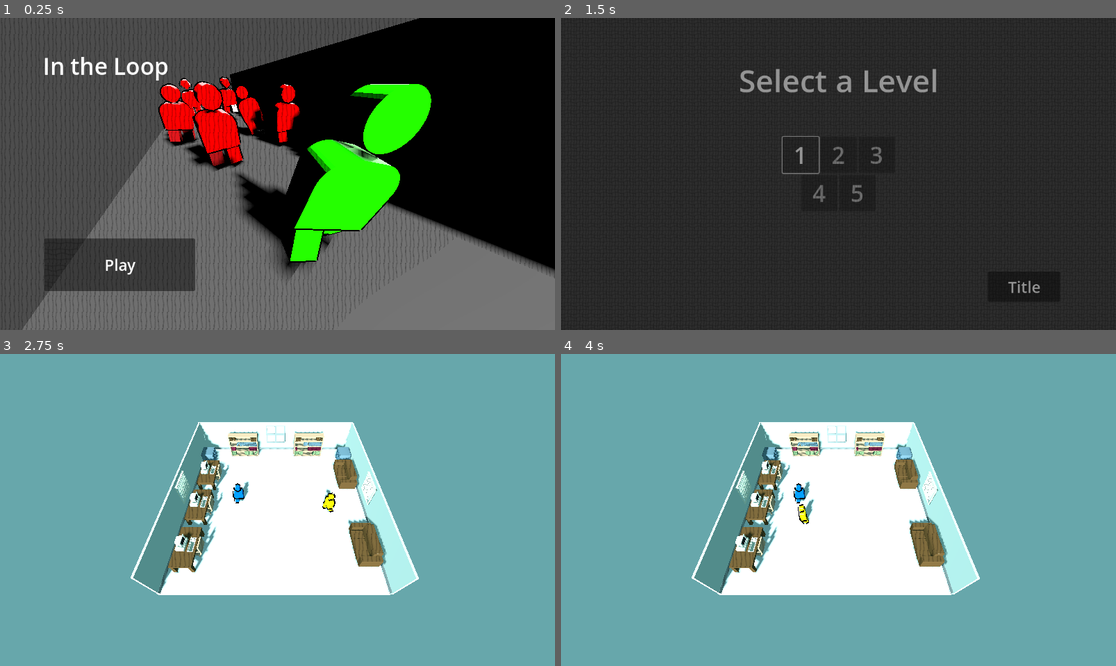
Above: before the commit, frames 1-4 (two rows, left to right).
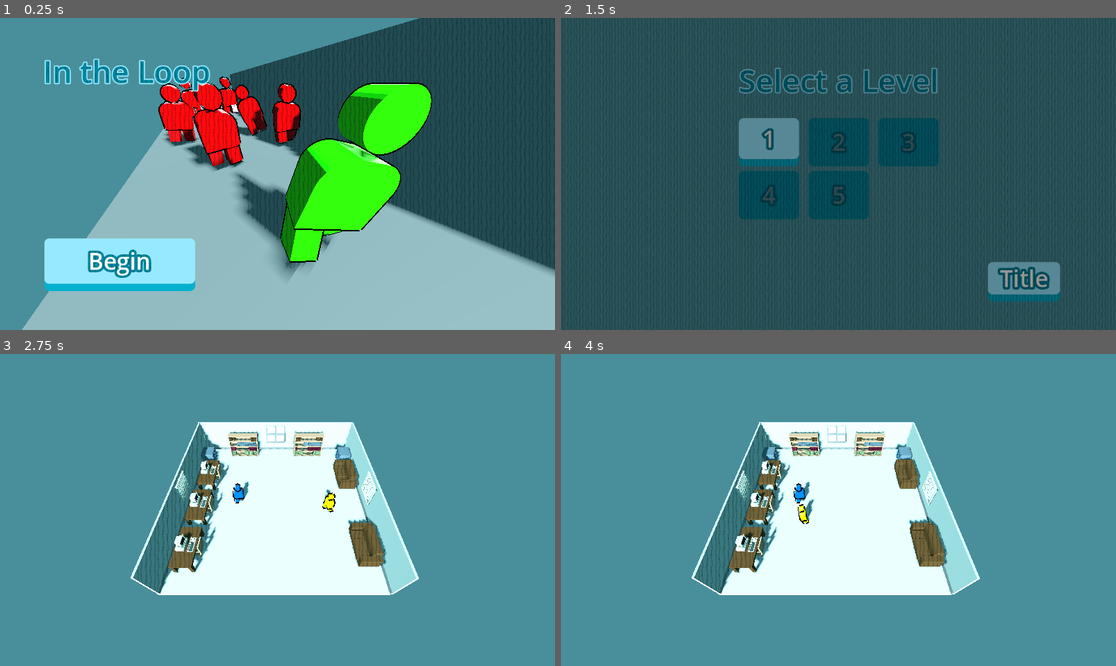
Above: after the commit, the same moments.

Repository: NewspaperTheCat/GMTK2025
Game: Godot game, scene res://Navigation/game_controller.tscn
Two runs of this game, one before a commit and one after it. Both use one fixed random seed, a clock stepped at 60 frames per second and the inputs below.
Inputs (mouse positions are in pixels of both pictures, inside the frame that each line leads up to):
- Up to frame 1 (0.25 s): no input
- Up to frame 2 (1.5 s): click "Play" (after the commit: "Begin") at 0.5 s; click "1" at 1.25 s
- Up to frame 3 (2.75 s): move the mouse to (399, 494) at 2.02 s; click (399, 494) at 2.17 s
- Up to frame 4 (4 s): move the mouse to (727, 525) at 2.77 s; click (727, 525) at 2.92 s; move the mouse to (894, 441) at 3.52 s; click (894, 441) at 3.67 s

The runs differ from the first frame. In frame 1, 90% of the frame differs, in the area x 0-100%, y 0-100%; in frame 2, 100%; in frame 3, 83%; in frame 4, 84%.

Commit message:
Minimal UI theming

Diff:
--- a/Elements/camera_rig.tscn
+++ b/Elements/camera_rig.tscn
@@ -1,6 +1,7 @@
 [gd_scene load_steps=5 format=3 uid="uid://nenh7chlqfv1"]
 
 [ext_resource type="Script" uid="uid://b2l541ohj6x63" path="res://Elements/camera_rig.gd" id="1_c3s8v"]
+[ext_resource type="Environment" uid="uid://c24ex8sf28aiu" path="res://UI/camera_environment.tres" id="2_s1k2u"]
 
 [sub_resource type="Curve3D" id="Curve3D_d7yol"]
 _data = {
@@ -12,10 +13,6 @@
 [sub_resource type="Curve" id="Curve_w5t0j"]
 _data = [Vector2(0, 0), 0.0, 0.0, 0, 0, Vector2(1, 1), 0.0, 0.0, 0, 0]
 point_count = 2
-
-[sub_resource type="Environment" id="Environment_c3s8v"]
-background_mode = 1
-background_color = Color(0.402356, 0.655926, 0.671292, 1)
 
 [node name="CameraRig" type="Path3D"]
 curve = SubResource("Curve3D_d7yol")
@@ -29,7 +26,7 @@
 
 [node name="Camera3D" type="Camera3D" parent="PathFollow"]
 transform = Transform3D(1, 0, 0, 0, 0.604611, 0.796546, 0, -0.796548, 0.604613, 0, 0, 0)
-environment = SubResource("Environment_c3s8v")
+environment = ExtResource("2_s1k2u")
 near = 1.0
 
 [node name="AudioListener3D" type="AudioListener3D" parent="PathFollow/Camera3D"]
--- a/Elements/grimblo.gd
+++ b/Elements/grimblo.gd
@@ -75,7 +75,7 @@
 			pointer.visible = false
 			Global.level.sim_timescale = 1
 			Global.level.current_game_state = Global.level.game_state.DEFAULT
-			Global.audio_controller.generate_sfx_3d(self, Global.audio_controller.tom_tom_hit_array, 24, .6, 1.8)
+			Global.audio_controller.generate_sfx_3d(self, Global.audio_controller.tom_tom_hit_array, 24, .9, 1.8)
 		else:
 			look_at(position + Vector3(launchVector.x, 0, launchVector.y))
 
--- a/Navigation/level_select.tscn
+++ b/Navigation/level_select.tscn
@@ -1,16 +1,12 @@
 [gd_scene load_steps=6 format=3 uid="uid://vu7rv1824jfg"]
 
 [ext_resource type="Script" uid="uid://c3ca7ynedm1wt" path="res://Navigation/scene_redirector.gd" id="1_ni7ld"]
+[ext_resource type="Theme" uid="uid://cs11afo5dvmke" path="res://UI/button_theme.tres" id="2_4lhgg"]
+[ext_resource type="LabelSettings" uid="uid://b6sk6t1cakeqd" path="res://UI/large_label_theme.tres" id="2_gjey3"]
 [ext_resource type="Script" uid="uid://dkfpqjhm8dtd4" path="res://Navigation/level_lock.gd" id="2_q7rdg"]
 
-[sub_resource type="LabelSettings" id="LabelSettings_hx585"]
-font_size = 64
-
-[sub_resource type="LabelSettings" id="LabelSettings_ni7ld"]
-font_size = 48
-
-[sub_resource type="LabelSettings" id="LabelSettings_q7rdg"]
-font_size = 32
+[sub_resource type="Theme" id="Theme_6hpme"]
+Label/font_sizes/font_size = 64
 
 [node name="LevelSelect" type="Control"]
 layout_mode = 3
@@ -24,148 +20,76 @@
 [node name="Label" type="Label" parent="."]
 layout_mode = 1
 anchors_preset = -1
-anchor_left = 0.483
-anchor_right = 0.517
-anchor_bottom = 0.035
-offset_left = -0.416016
-offset_top = 85.0
-offset_right = 0.415955
-offset_bottom = 85.32
+anchor_left = 0.32
+anchor_top = 0.131
+anchor_right = 0.68
+anchor_bottom = 0.267
+offset_left = 187.36
+offset_top = 0.111992
+offset_right = -187.36
+offset_bottom = -65.016
 grow_horizontal = 2
+theme = SubResource("Theme_6hpme")
 text = "Select a Level"
-label_settings = SubResource("LabelSettings_hx585")
+label_settings = ExtResource("2_gjey3")
 
-[node name="VBox" type="VBoxContainer" parent="."]
+[node name="GridContainer" type="GridContainer" parent="."]
 layout_mode = 1
-anchors_preset = 8
-anchor_left = 0.5
-anchor_top = 0.5
-anchor_right = 0.5
-anchor_bottom = 0.5
-offset_left = -116.5
-offset_top = -77.0
-offset_right = 116.5
-offset_bottom = 77.0
+anchors_preset = -1
+anchor_left = 0.385
+anchor_top = 0.321
+anchor_right = 0.615
+anchor_bottom = 0.679
+offset_left = 0.47998
+offset_top = -0.00801086
+offset_right = 0.52002
+offset_bottom = 0.00799561
 grow_horizontal = 2
 grow_vertical = 2
+theme_override_constants/h_separation = 20
+theme_override_constants/v_separation = 10
+columns = 3
 
-[node name="HBoxContainer" type="HBoxContainer" parent="VBox"]
+[node name="Button" type="Button" parent="GridContainer"]
+custom_minimum_size = Vector2(125, 100)
 layout_mode = 2
-alignment = 1
-
-[node name="Button" type="Button" parent="VBox/HBoxContainer"]
-custom_minimum_size = Vector2(75, 75)
-layout_mode = 2
+theme = ExtResource("2_4lhgg")
+text = "1
+"
 script = ExtResource("2_q7rdg")
 level_num = 1
 
-[node name="Label" type="Label" parent="VBox/HBoxContainer/Button"]
-layout_mode = 1
-anchors_preset = 8
-anchor_left = 0.5
-anchor_top = 0.5
-anchor_right = 0.5
-anchor_bottom = 0.5
-offset_left = -14.5
-offset_top = -33.5
-offset_right = 25.5
-offset_bottom = 33.5
-grow_horizontal = 2
-grow_vertical = 2
-text = "1"
-label_settings = SubResource("LabelSettings_ni7ld")
-
-[node name="Button2" type="Button" parent="VBox/HBoxContainer"]
-custom_minimum_size = Vector2(75, 75)
+[node name="Button2" type="Button" parent="GridContainer"]
+custom_minimum_size = Vector2(125, 100)
 layout_mode = 2
+theme = ExtResource("2_4lhgg")
+text = "2"
 script = ExtResource("2_q7rdg")
 level_num = 2
 
-[node name="Label" type="Label" parent="VBox/HBoxContainer/Button2"]
-layout_mode = 1
-anchors_preset = 8
-anchor_left = 0.5
-anchor_top = 0.5
-anchor_right = 0.5
-anchor_bottom = 0.5
-offset_left = -14.5
-offset_top = -33.5
-offset_right = 25.5
-offset_bottom = 33.5
-grow_horizontal = 2
-grow_vertical = 2
-text = "2"
-label_settings = SubResource("LabelSettings_ni7ld")
-
-[node name="Button3" type="Button" parent="VBox/HBoxContainer"]
-custom_minimum_size = Vector2(75, 75)
+[node name="Button3" type="Button" parent="GridContainer"]
+custom_minimum_size = Vector2(125, 100)
 layout_mode = 2
+theme = ExtResource("2_4lhgg")
+text = "3"
 script = ExtResource("2_q7rdg")
 level_num = 3
 
-[node name="Label" type="Label" parent="VBox/HBoxContainer/Button3"]
-layout_mode = 1
-anchors_preset = 8
-anchor_left = 0.5
-anchor_top = 0.5
-anchor_right = 0.5
-anchor_bottom = 0.5
-offset_left = -14.5
-offset_top = -33.5
-offset_right = 25.5
-offset_bottom = 33.5
-grow_horizontal = 2
-grow_vertical = 2
-text = "3"
-label_settings = SubResource("LabelSettings_ni7ld")
-
-[node name="HBoxContainer2" type="HBoxContainer" parent="VBox"]
+[node name="Button4" type="Button" parent="GridContainer"]
+custom_minimum_size = Vector2(125, 100)
 layout_mode = 2
-alignment = 1
-
-[node name="Button4" type="Button" parent="VBox/HBoxContainer2"]
-custom_minimum_size = Vector2(75, 75)
-layout_mode = 2
+theme = ExtResource("2_4lhgg")
+text = "4"
 script = ExtResource("2_q7rdg")
 level_num = 4
 
-[node name="Label" type="Label" parent="VBox/HBoxContainer2/Button4"]
-layout_mode = 1
-anchors_preset = 8
-anchor_left = 0.5
-anchor_top = 0.5
-anchor_right = 0.5
-anchor_bottom = 0.5
-offset_left = -14.5
-offset_top = -33.5
-offset_right = 25.5
-offset_bottom = 33.5
-grow_horizontal = 2
-grow_vertical = 2
-text = "4"
-label_settings = SubResource("LabelSettings_ni7ld")
-
-[node name="Button5" type="Button" parent="VBox/HBoxContainer2"]
-custom_minimum_size = Vector2(75, 75)
+[node name="Button5" type="Button" parent="GridContainer"]
+custom_minimum_size = Vector2(125, 100)
 layout_mode = 2
+theme = ExtResource("2_4lhgg")
+text = "5"
 script = ExtResource("2_q7rdg")
 level_num = 5
-
-[node name="Label" type="Label" parent="VBox/HBoxContainer2/Button5"]
-layout_mode = 1
-anchors_preset = 8
-anchor_left = 0.5
-anchor_top = 0.5
-anchor_right = 0.5
-anchor_bottom = 0.5
-offset_left = -14.5
-offset_top = -33.5
-offset_right = 25.5
-offset_bottom = 33.5
-grow_horizontal = 2
-grow_vertical = 2
-text = "5"
-label_settings = SubResource("LabelSettings_ni7ld")
 
 [node name="TitleButton" type="Button" parent="."]
 custom_minimum_size = Vector2(150, 62.5)
@@ -181,26 +105,12 @@
 offset_bottom = -59.0
 grow_horizontal = 0
 grow_vertical = 0
+theme = ExtResource("2_4lhgg")
+text = "Title"
 
-[node name="Label" type="Label" parent="TitleButton"]
-layout_mode = 1
-anchors_preset = 8
-anchor_left = 0.5
-anchor_top = 0.5
-anchor_right = 0.5
-anchor_bottom = 0.5
-offset_left = -20.0
-offset_top = -11.5
-offset_right = 20.0
-offset_bottom = 11.5
-grow_horizontal = 2
-grow_vertical = 2
-text = "Title"
-label_settings = SubResource("LabelSettings_q7rdg")
-
-[connection signal="pressed" from="VBox/HBoxContainer/Button" to="." method="_to_level" binds= [1]]
-[connection signal="pressed" from="VBox/HBoxContainer/Button2" to="." method="_to_level" binds= [2]]
-[connection signal="pressed" from="VBox/HBoxContainer/Button3" to="." method="_to_level" binds= [3]]
-[connection signal="pressed" from="VBox/HBoxContainer2/Button4" to="." method="_to_level" binds= [4]]
-[connection signal="pressed" from="VBox/HBoxContainer2/Button5" to="." method="_to_level" binds= [5]]
+[connection signal="pressed" from="GridContainer/Button" to="." method="_to_level" binds= [1]]
+[connection signal="pressed" from="GridContainer/Button2" to="." method="_to_level" binds= [2]]
+[connection signal="pressed" from="GridContainer/Button3" to="." method="_to_level" binds= [3]]
+[connection signal="pressed" from="GridContainer/Button4" to="." method="_to_level" binds= [4]]
+[connection signal="pressed" from="GridContainer/Button5" to="." method="_to_level" binds= [5]]
 [connection signal="pressed" from="TitleButton" to="." method="_to_title"]
--- a/Navigation/title.tscn
+++ b/Navigation/title.tscn
@@ -1,14 +1,11 @@
-[gd_scene load_steps=10 format=3 uid="uid://gct2ttl1x15w"]
+[gd_scene load_steps=11 format=3 uid="uid://gct2ttl1x15w"]
 
 [ext_resource type="Script" uid="uid://c3ca7ynedm1wt" path="res://Navigation/scene_redirector.gd" id="1_yi8iy"]
 [ext_resource type="PackedScene" uid="uid://oqpsd56sxbch" path="res://Elements/grimblo.tscn" id="2_4q1p3"]
+[ext_resource type="LabelSettings" uid="uid://b6sk6t1cakeqd" path="res://UI/large_label_theme.tres" id="2_767tf"]
+[ext_resource type="Theme" uid="uid://cs11afo5dvmke" path="res://UI/button_theme.tres" id="3_f6gwl"]
 [ext_resource type="Material" uid="uid://dic817itim346" path="res://Materials/EnemyGrimblo.tres" id="3_ny8t6"]
-
-[sub_resource type="LabelSettings" id="LabelSettings_8bpl4"]
-font_size = 48
-
-[sub_resource type="LabelSettings" id="LabelSettings_yi8iy"]
-font_size = 32
+[ext_resource type="Environment" uid="uid://c24ex8sf28aiu" path="res://UI/camera_environment.tres" id="4_f6gwl"]
 
 [sub_resource type="BoxMesh" id="BoxMesh_767tf"]
 size = Vector3(3, 0.2, 10)
@@ -91,7 +88,7 @@
 offset_right = 177.0
 offset_bottom = 89.0
 text = "In the Loop"
-label_settings = SubResource("LabelSettings_8bpl4")
+label_settings = ExtResource("2_767tf")
 
 [node name="Button" type="Button" parent="."]
 layout_mode = 1
@@ -103,22 +100,8 @@
 offset_right = 405.0
 offset_bottom = -81.0
 grow_vertical = 0
-
-[node name="Label" type="Label" parent="Button"]
-layout_mode = 1
-anchors_preset = 8
-anchor_left = 0.5
-anchor_top = 0.5
-anchor_right = 0.5
-anchor_bottom = 0.5
-offset_left = -0.5
-offset_top = -11.5
-offset_right = 0.5
-offset_bottom = 11.5
-grow_horizontal = 2
-grow_vertical = 2
-text = "Play"
-label_settings = SubResource("LabelSettings_yi8iy")
+theme = ExtResource("3_f6gwl")
+text = "Begin"
 
 [node name="BackgroundScene" type="Node3D" parent="."]
 
@@ -135,6 +118,7 @@
 
 [node name="Camera3D" type="Camera3D" parent="BackgroundScene"]
 transform = Transform3D(0.886751, 0.254647, -0.38578, 0.00201258, 0.832443, 0.554108, 0.462242, -0.492132, 0.737657, -0.520511, 1.02901, 3.95388)
+environment = ExtResource("4_f6gwl")
 fov = 99.0331
 
 [node name="Grimblo" parent="BackgroundScene" instance=ExtResource("2_4q1p3")]
--- /dev/null
+++ b/UI/button_theme.tres
@@ -0,0 +1,38 @@
+[gd_resource type="Theme" load_steps=5 format=3 uid="uid://cs11afo5dvmke"]
+
+[sub_resource type="StyleBoxFlat" id="StyleBoxFlat_0rhh7"]
+bg_color = Color(0.0196078, 0.690196, 0.811765, 1)
+corner_radius_top_left = 10
+corner_radius_top_right = 10
+corner_radius_bottom_right = 10
+corner_radius_bottom_left = 10
+
+[sub_resource type="StyleBoxEmpty" id="StyleBoxEmpty_7a58j"]
+
+[sub_resource type="StyleBoxFlat" id="StyleBoxFlat_7a58j"]
+bg_color = Color(0.593065, 0.914287, 0.998693, 1)
+border_width_bottom = 15
+border_color = Color(0.0182224, 0.689526, 0.810344, 1)
+corner_radius_top_left = 10
+corner_radius_top_right = 10
+corner_radius_bottom_right = 10
+corner_radius_bottom_left = 10
+
+[sub_resource type="StyleBoxFlat" id="StyleBoxFlat_cdwdg"]
+bg_color = Color(0.0196078, 0.690196, 0.811765, 1)
+corner_radius_top_left = 10
+corner_radius_top_right = 10
+corner_radius_bottom_right = 10
+corner_radius_bottom_left = 10
+
+[resource]
+Button/colors/font_color = Color(1, 1, 1, 1)
+Button/colors/font_outline_color = Color(0, 0.527, 0.62, 1)
+Button/colors/font_pressed_color = Color(0.592157, 0.913725, 1, 1)
+Button/constants/outline_size = 20
+Button/font_sizes/font_size = 48
+Button/styles/disabled = SubResource("StyleBoxFlat_0rhh7")
+Button/styles/focus = SubResource("StyleBoxEmpty_7a58j")
+Button/styles/hover = SubResource("StyleBoxFlat_7a58j")
+Button/styles/normal = SubResource("StyleBoxFlat_7a58j")
+Button/styles/pressed = SubResource("StyleBoxFlat_cdwdg")
--- /dev/null
+++ b/UI/camera_environment.tres
@@ -0,0 +1,7 @@
+[gd_resource type="Environment" format=3 uid="uid://c24ex8sf28aiu"]
+
+[resource]
+background_mode = 1
+background_color = Color(0.282353, 0.560784, 0.607843, 1)
+ambient_light_source = 2
+ambient_light_color = Color(0.280725, 0.561936, 0.609494, 1)
--- /dev/null
+++ b/UI/large_label_theme.tres
@@ -0,0 +1,7 @@
+[gd_resource type="LabelSettings" format=3 uid="uid://b6sk6t1cakeqd"]
+
+[resource]
+font_size = 64
+font_color = Color(0, 0.52549, 0.619608, 1)
+outline_size = 10
+outline_color = Color(0.592157, 0.913725, 1, 1)
--- a/project.godot
+++ b/project.godot
@@ -18,6 +18,10 @@
 [autoload]
 
 Global="*res://global.gd"
+
+[rendering]
+
+environment/defaults/default_clear_color=Color(0.282353, 0.560784, 0.607843, 1)
 
 [shader_globals]
 
